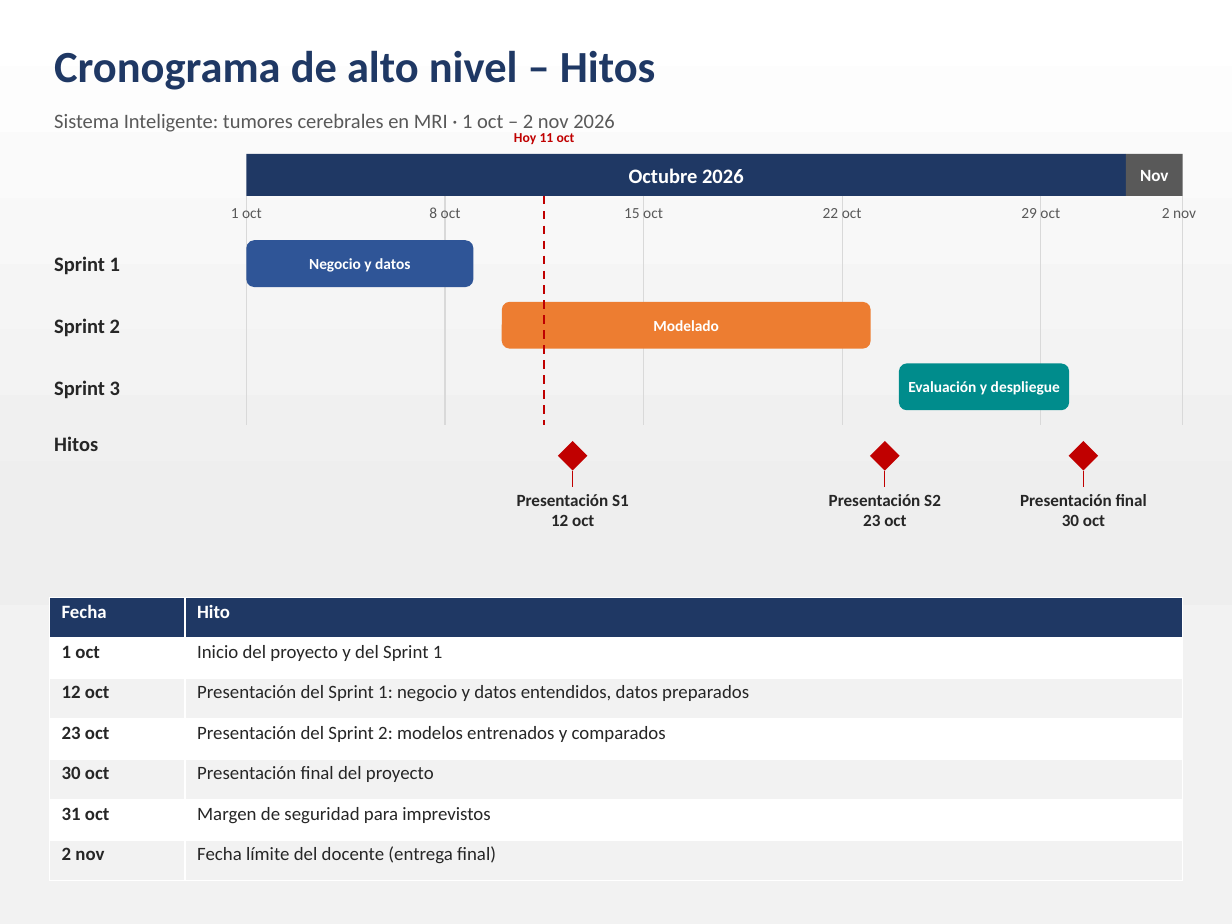
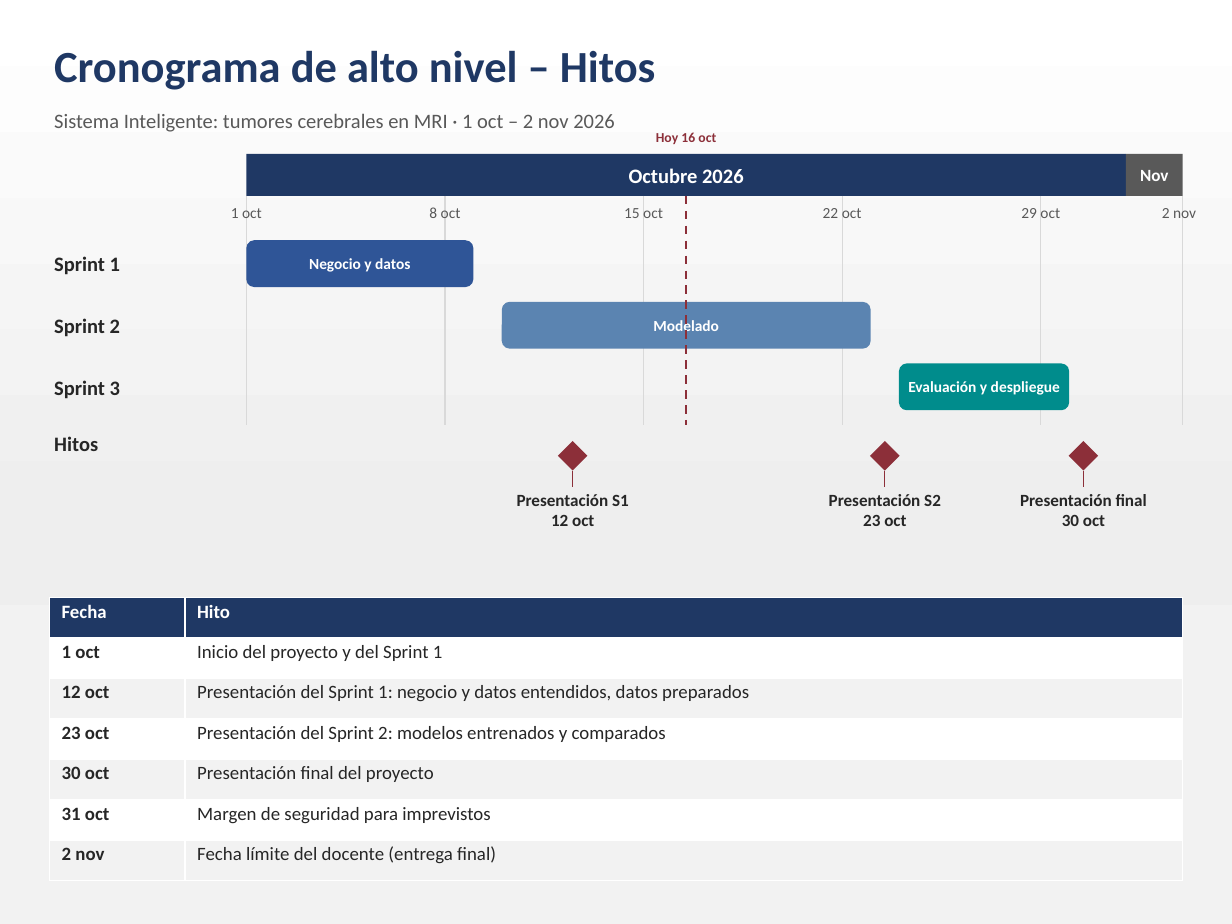
Before and after one commit to Calamar49/CNN-BRISC, a slide deck: slide 1 of 02. Planificacion/Cronograma de alto nivel - Hitos.pptx. Drawn at 1232x924 pixels with LibreOffice and Linux fonts; fonts in the diff are those of the drawing. Boxes give left, top, right and bottom in pixels: in the first picture for what was removed or moved away, otherwise in the second. Text is boxed around its words. In the diff, an @@ line names an element or a change of style, - is before the commit and + after.

```diff
--- a/02. Planificacion/Cronograma de alto nivel - Hitos.pptx
+++ b/02. Planificacion/Cronograma de alto nivel - Hitos.pptx
@@ text at (656, 132, 716, 144): text changed; text colour #C00000 to #8C2F39 @@
-Hoy 11 oct
+Hoy 16 oct
@@ line moved from (545, 196) - (545, 425) to (686, 196) - (686, 425) @@
@@ line (686, 196) - (686, 425): stroke #C00000 1.25 pt dashed to #8C2F39 1.25 pt dashed @@
@@ rounded rectangle "Modelado" at (501, 302, 870, 349): fill #ED7D31 to #5B84B1 @@
@@ fill #C00000 to #8C2F39 in 3 elements at (558, 441, 588, 471), (870, 441, 899, 471), (1068, 441, 1098, 471) @@
@@ line (573, 471) - (573, 487): stroke #C00000 0.75 pt to #8C2F39 0.75 pt @@
@@ line (885, 471) - (885, 487): stroke #C00000 0.75 pt to #8C2F39 0.75 pt @@
@@ line (1083, 471) - (1083, 487): stroke #C00000 0.75 pt to #8C2F39 0.75 pt @@
```
Also in this commit, not shown: 22 other files.
